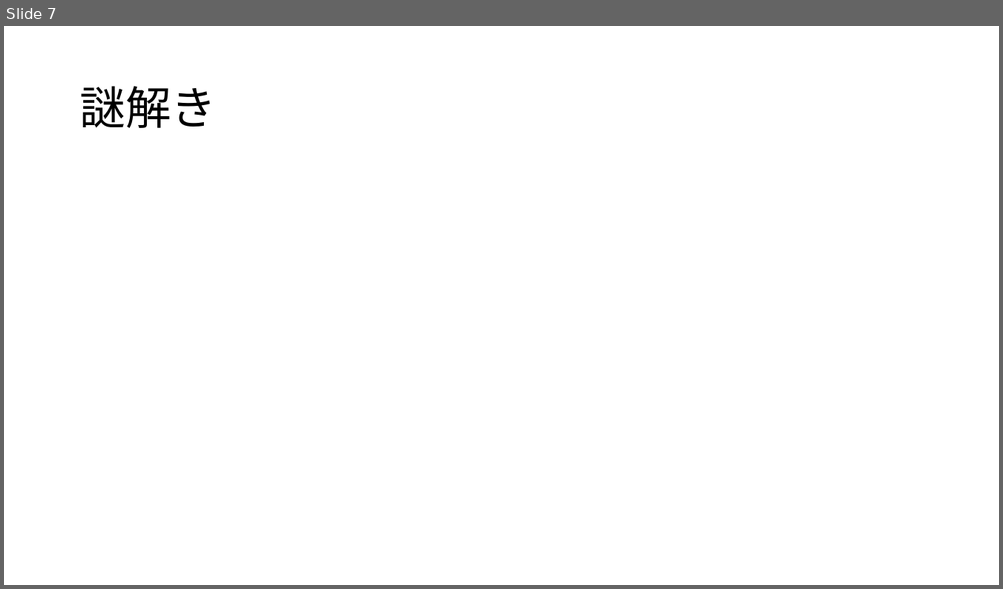
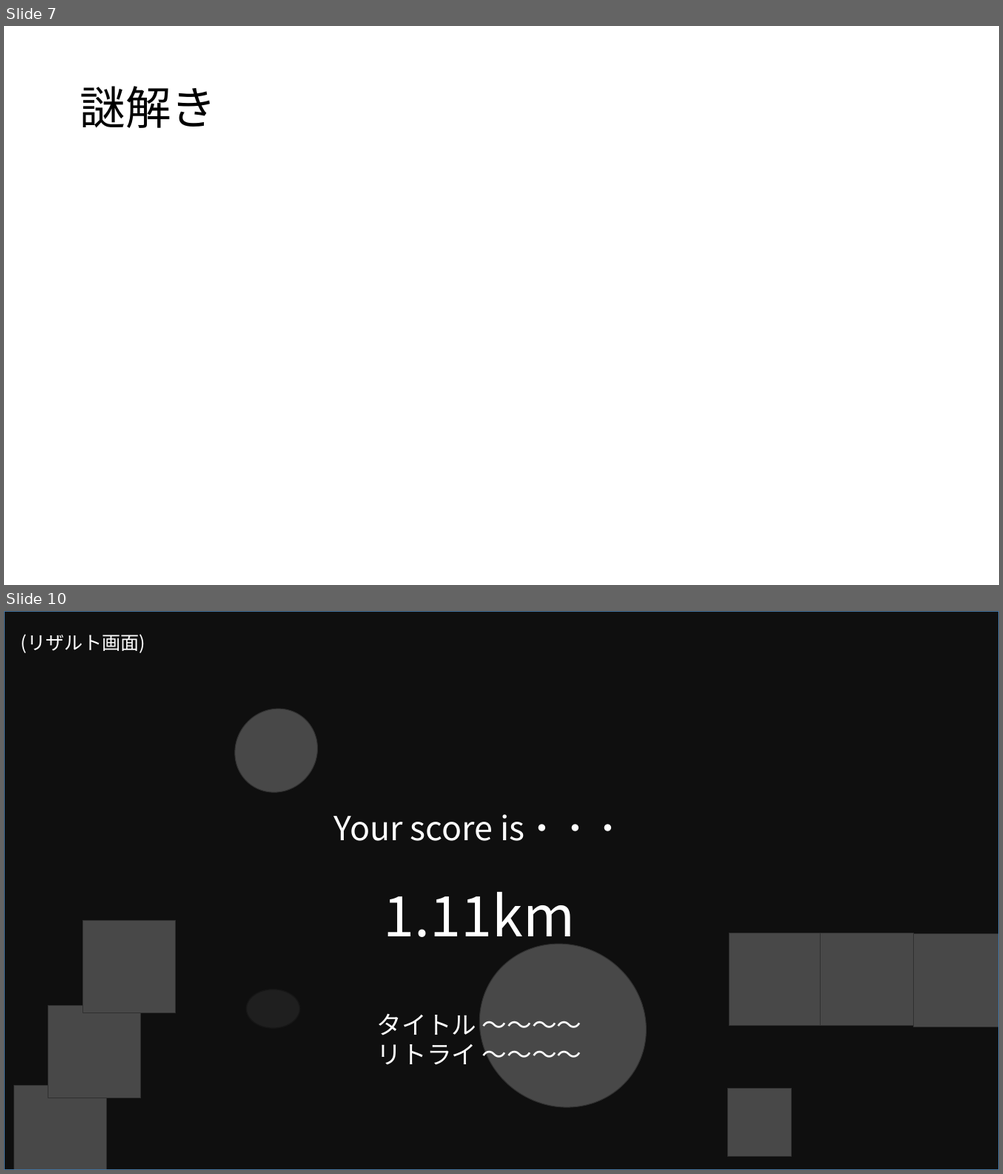
Before and after one commit to anabukiGC/GCLUC2023, a slide deck: 高松ゲーム.pptx. Shown one above the other, each under a label of ours: slide 7 before the commit, slides 7 and 10 after it; the slides between them are not shown. The pictures are 1003x589 and 1003x1174 pixels, drawn with LibreOffice and Linux fonts; fonts in the diff are those of the drawing; grey boxes stand for pictures; background and template pictures are left out; a plain dark background stands for a picture behind light text. Boxes give left, top, right and bottom in pixels: in the first picture for what was removed or moved away, otherwise in the second. Text is boxed around its words. In the diff, an @@ line names an element or a change of style, - is before the commit and + after.

Commit message:
ゲーム画面イメージ

```diff
--- a/高松ゲーム.pptx
+++ b/高松ゲーム.pptx
@@ slide 10 added at [4, 611, 999, 1170], background picture (left out) @@
@@ rectangle added at [4, 611, 999, 1170], fill #000000 at 65% opacity, outline #43739E 1 pt @@
@@ text added at [21, 634, 145, 653], 18 pt, text #FFFFFF @@
+(リザルト画面)
@@ picture added at [219, 692, 334, 809] @@
@@ text added at [333, 815, 625, 951], 32 pt, text #FFFFFF @@
+Your score is・・・
+1.11km
@@ picture added at [83, 920, 176, 1013] @@
@@ picture added at [447, 912, 678, 1140] @@
@@ picture added at [728, 934, 821, 1026] @@
@@ picture added at [820, 934, 913, 1026] @@
@@ picture added at [913, 934, 999, 1027] @@
@@ picture added at [48, 1006, 141, 1099] @@
@@ ellipse added at [247, 990, 300, 1029], fill #595959, outline #404040 1 pt @@
@@ text added at [377, 1014, 476, 1065], 24 pt, text #FFFFFF @@
+タイトル ～～～～
+リトライ ～～～～
@@ picture added at [14, 1085, 106, 1170] @@
@@ picture added at [728, 1089, 791, 1157] @@
```
Also in this commit, not shown: 2 other slides added.
